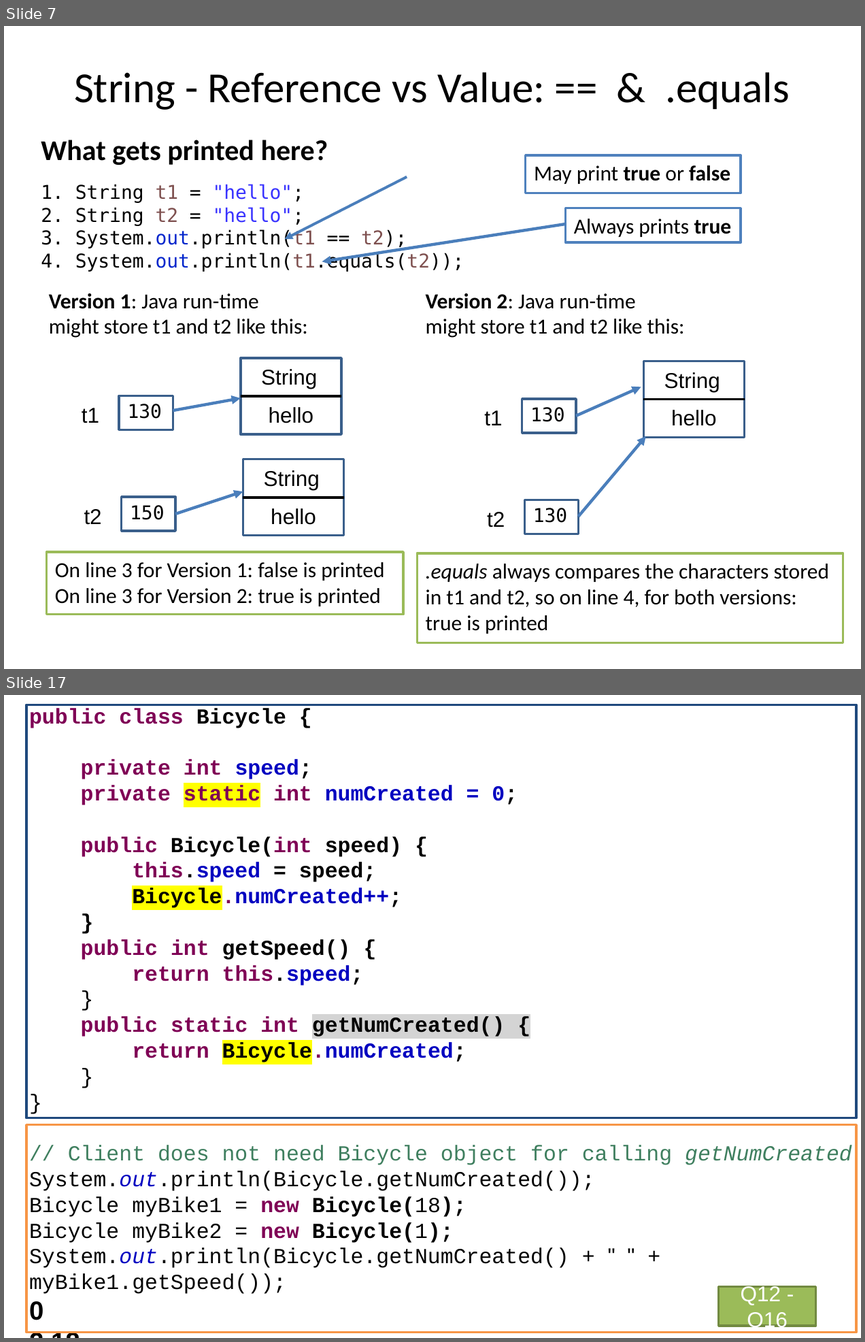
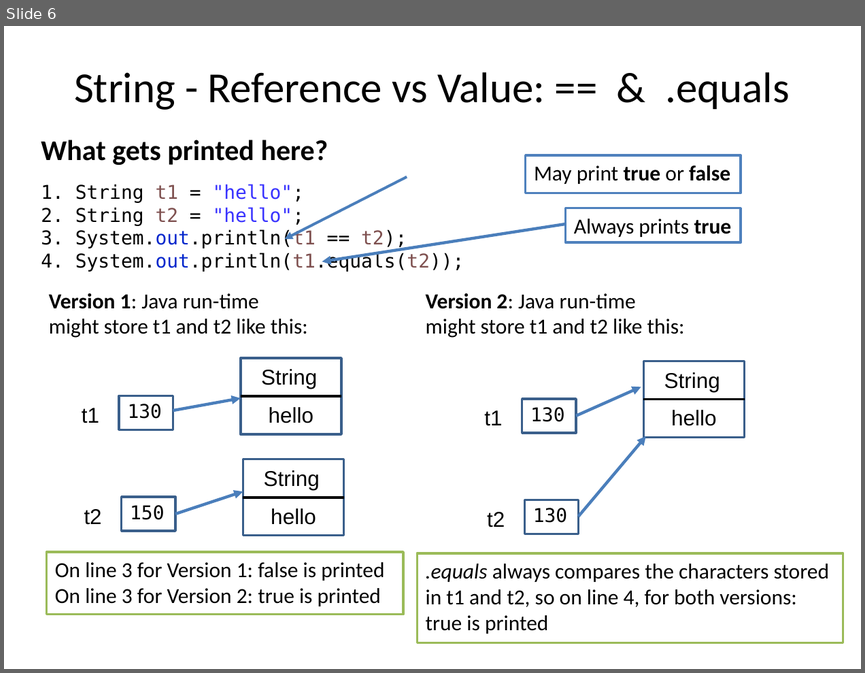
Before and after one commit to RHIT-CSSE/csse220, a slide deck: ClassMaterials/SimpleObjects/Slides/Part2-ObjectRefs.pptx. Shown one above the other, each under a label of ours: slides 7 and 17 before the commit, slide 6 after it; the slides between them are not shown. The pictures are 865x1342 and 865x673 pixels, drawn with LibreOffice and Linux fonts; fonts in the diff are those of the drawing. Boxes give left, top, right and bottom in pixels: in the first picture for what was removed or moved away, otherwise in the second. Text is boxed around its words. In the diff, an @@ line names an element or a change of style, - is before the commit and + after.

Commit message:
Update SimpleObjects materials

```diff
--- a/ClassMaterials/SimpleObjects/Slides/Part2-ObjectRefs.pptx
+++ b/ClassMaterials/SimpleObjects/Slides/Part2-ObjectRefs.pptx
@@ slide 17 removed at [4, 695, 861, 1338], background #FFFFFF @@
@@ rectangle removed at [26, 705, 855, 1117] @@
@@ text removed at [29, 708, 852, 1320] @@
-public class Bicycle {
-private int speed;
-private static int numCreated = 0;
-public Bicycle(int speed) {
-this.speed = speed;
-Bicycle.numCreated++;
-}
-public int getSpeed() {
-return this.speed;
-}
-public static int getNumCreated() {
-return Bicycle.numCreated;
-}
-}
-// Client does not need Bicycle object for calling getNumCreated
-System.out.println(Bicycle.getNumCreated());
-Bicycle myBike1 = new Bicycle(18);
-Bicycle myBike2 = new Bicycle(1);
-System.out.println(Bicycle.getNumCreated() + " " + myBike1.getSpeed());
-0
-2 18
@@ rectangle removed at [26, 1124, 855, 1331] @@
@@ rectangle removed at [719, 1286, 815, 1325] @@
-Q12 - Q16
@@ what was slide 7 is now slide 6 @@
```
Also in this commit, not shown: 1 slide changed, 14 other slides removed, 4 other files.
